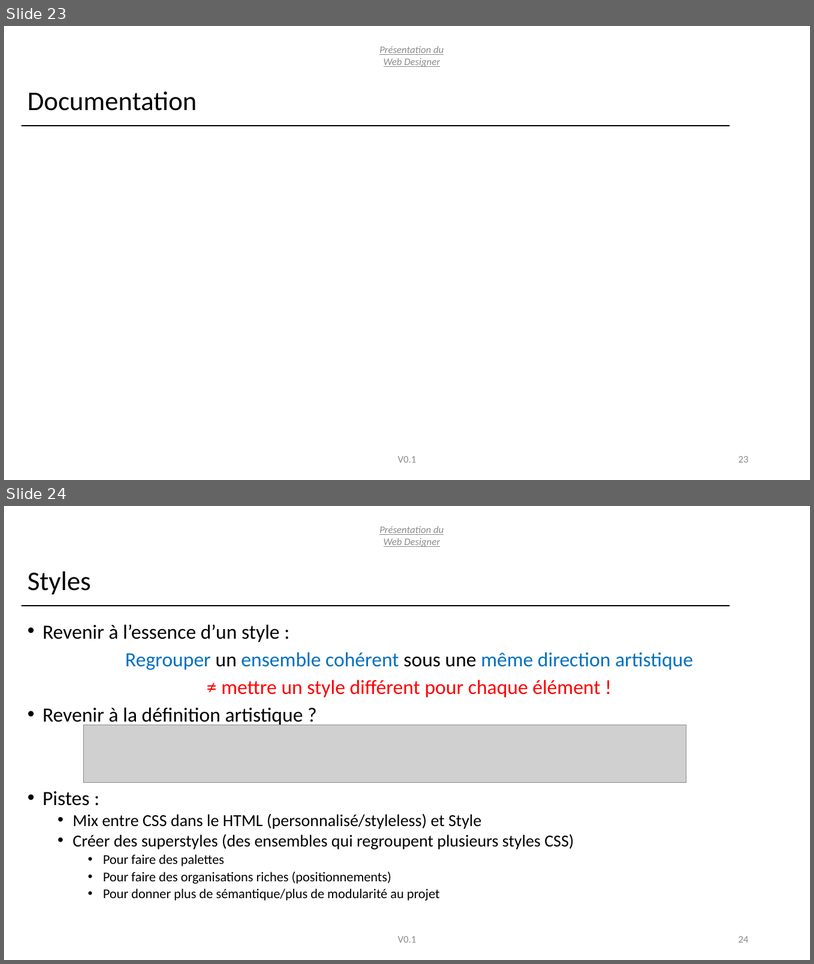
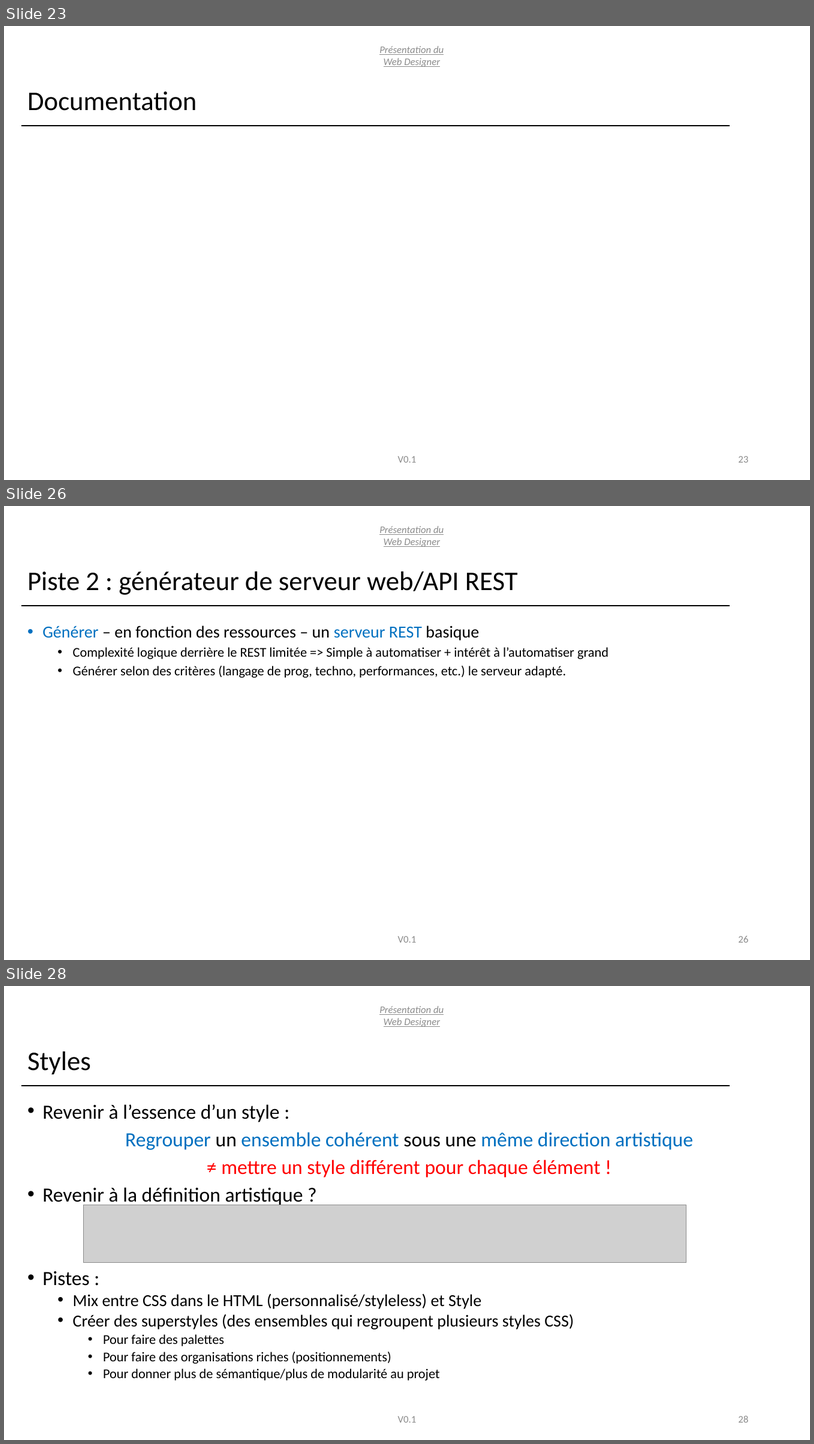
Before and after one commit to T4ouf/Web-Designer, a slide deck: doc/pitch/Presentation-Conception.pptx. Shown one above the other, each under a label of ours: slides 23 and 24 before the commit, slides 23, 26 and 28 after it; the slides between them are not shown. The pictures are 814x964 and 814x1444 pixels, drawn with LibreOffice and Linux fonts; fonts in the diff are those of the drawing; grey boxes stand for pictures. Boxes give left, top, right and bottom in pixels: in the first picture for what was removed or moved away, otherwise in the second. Text is boxed around its words. In the diff, an @@ line names an element or a change of style, - is before the commit and + after.

```diff
--- a/doc/pitch/Presentation-Conception.pptx
+++ b/doc/pitch/Presentation-Conception.pptx
@@ slide 26 added at (4, 506, 810, 960), background #FFFFFF @@
@@ text added at (380, 526, 444, 547), 12 pt, text #8C8C8C, italic, underline @@
+Présentation du Web Designer
@@ title added at (27, 571, 518, 595), 32 pt, text #000000 @@
+Piste 2 : générateur de serveur web/API REST
@@ line added from (21, 606) to (730, 606), #000000 1.5 pt @@
@@ text added at (42, 625, 609, 678), 16 pt, text #000000 @@
+• Générer – en fonction des ressources – un serveur REST basique
+  • Complexité logique derrière le REST limitée => Simple à automatiser + intérêt à l’automatiser grand
+  • Générer selon des critères (langage de prog, techno, performances, etc.) le serveur adapté.
@@ text added at (398, 936, 417, 942), 12 pt, text #8C8C8C @@
+V0.1
@@ page number added at (738, 936, 749, 942), 12 pt, text #8C8C8C @@
+26
@@ what was slide 24 is now slide 28 @@
@@ page number at (738, 1415, 749, 1422): text changed @@
-24
+28
```
Also in this commit, not shown: 1 slide changed, 3 other slides added, 4 other files.
